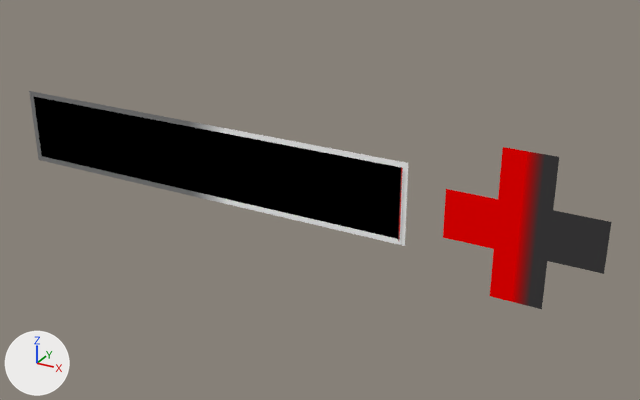
What one commit did to the Blender file HelmetHUD_Health.blend.
The view is the same before and after, from a camera (50 mm lens) standing at (0.0229, -0.0303, 0.0146) and looking at (0.0059, 0.0006, -0.0009). Lighting does not change. The marker at lower left points along +X, +Y and +Z.

Objects in the first picture: 'Health'.
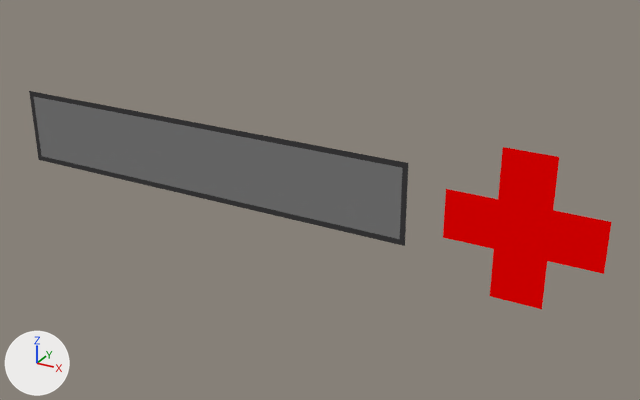
Location of each change, (x1, y1, x2, y2) in pixels of the pictures (640 x 400 px):
'HealthBar', hidden: before (398, 167, 402, 241)
part 1 of me_cube_018, surface changed (black to grey): (29, 91, 611, 309) in both

What changed in the scene script:
```text
Change me_cube_018:
    where me_cube_018.from_pydata(...)  # 20 vertices, 10 faces; spans x -0.0102..0.0182, y 0.0, z -0.0032..0.0032
    used by ob_health; location = (0.0, 0.0, 0.0)
    me_cube_018 part 1: texture (UV) coordinates of 10 of 10 faces, centred in x -0.0101..0.0171, y 0.0, z -0.0021..0.0021, changed; they spanned u 0.01..0.04, v 0.99..1.0 and now span u 0.0..0.02, v 0.99..1.0
Change ob_healthbar:
    add ob_healthbar.hide_set(True)  # its collection is switched off
```
